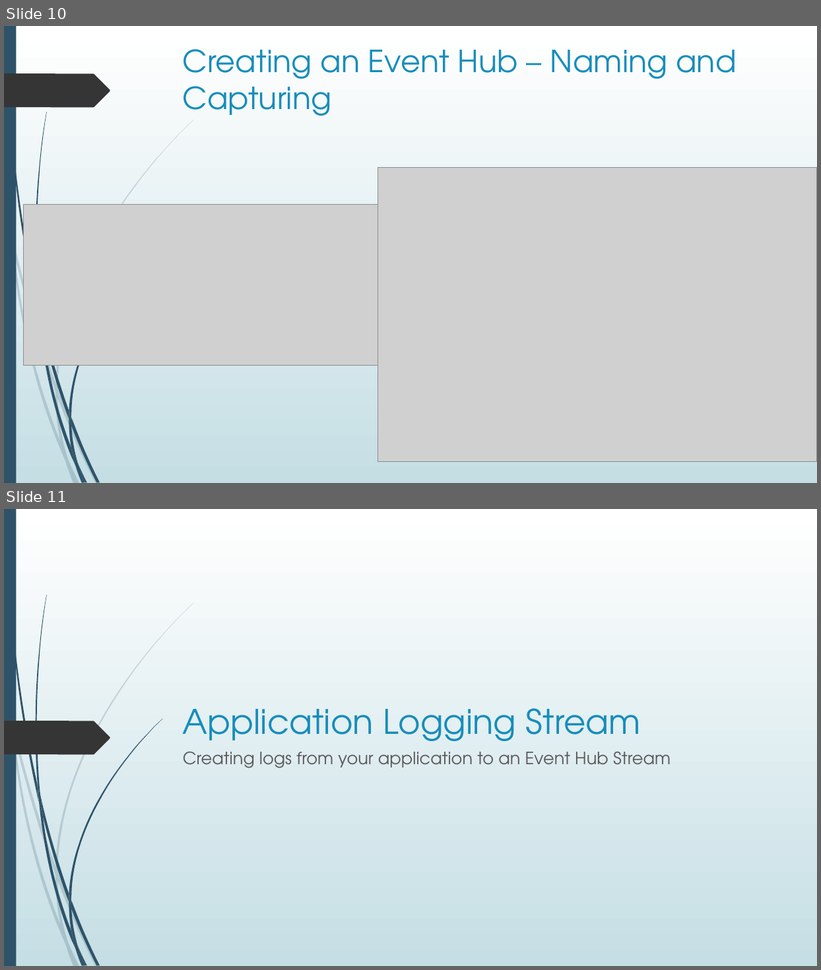
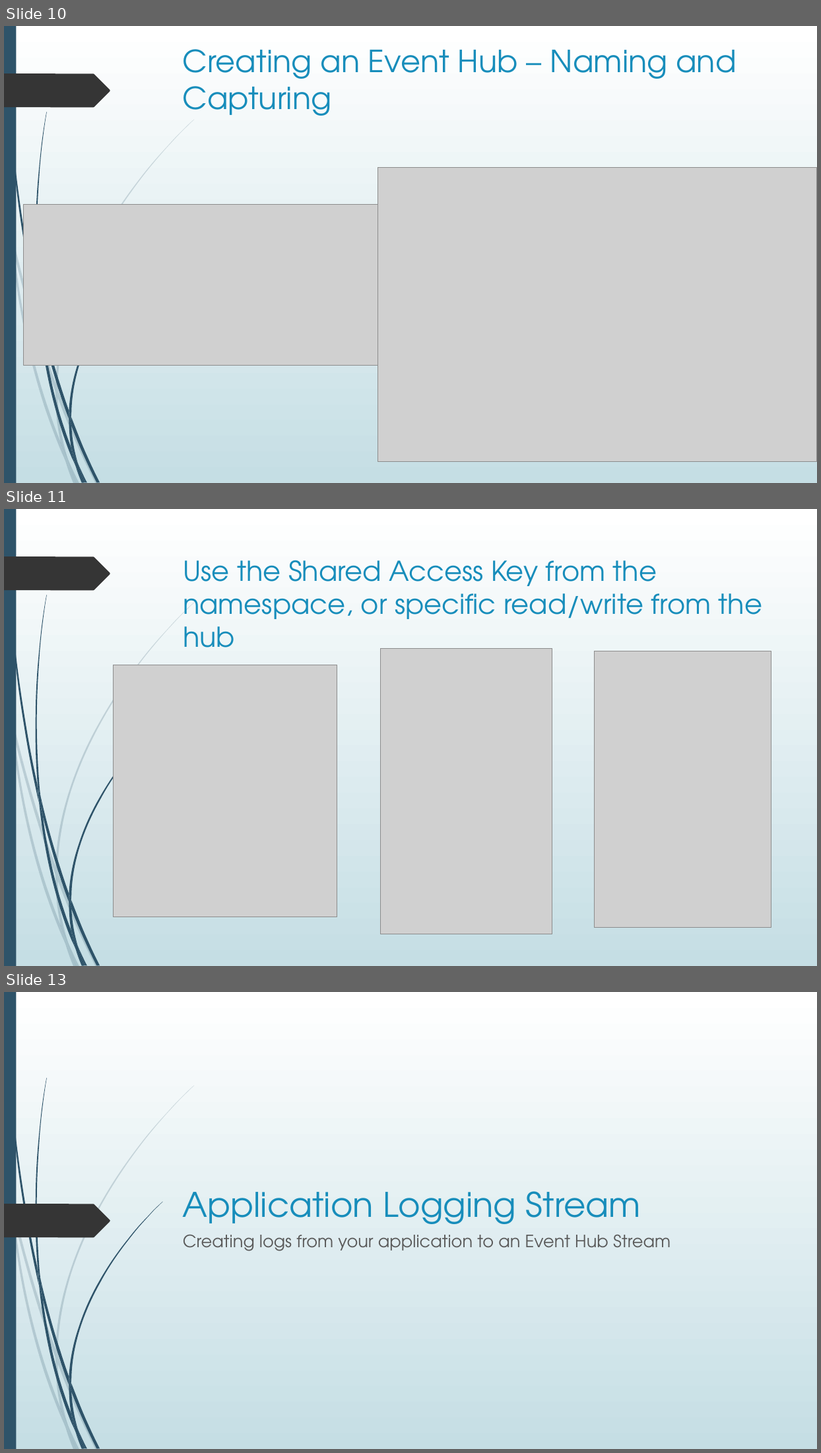
Before and after one commit to blgorman/ServerlessMessagingDemystified, a slide deck: ServerlessMessagingDemystified.pptx. Shown one above the other, each under a label of ours: slides 10 and 11 before the commit, slides 10, 11 and 13 after it; the slides between them are not shown. The pictures are 821x970 and 821x1453 pixels, drawn with LibreOffice and Linux fonts; fonts in the diff are those of the drawing; grey boxes stand for pictures. Boxes give left, top, right and bottom in pixels: in the first picture for what was removed or moved away, otherwise in the second. Text is boxed around its words. In the diff, an @@ line names an element or a change of style, - is before the commit and + after.

```diff
--- a/ServerlessMessagingDemystified.pptx
+++ b/ServerlessMessagingDemystified.pptx
@@ slide 11 added at [4,509,817,966], background gradient #FFFFFF to #C5DEE5; not listed: 24 template elements that a slide beside it also shows @@
@@ title added at [183,560,762,648], 32.4 pt, text #178DBB @@
+Use the Shared Access Key from the namespace, or specific read/write from the hub
@@ picture added at [113,665,337,917] @@
@@ picture added at [380,649,552,935] @@
@@ picture added at [595,651,772,928] @@
@@ what was slide 11 is now slide 13 @@
```
Also in this commit, not shown: 8 slides changed, 1 other slide added, 6 other files.
